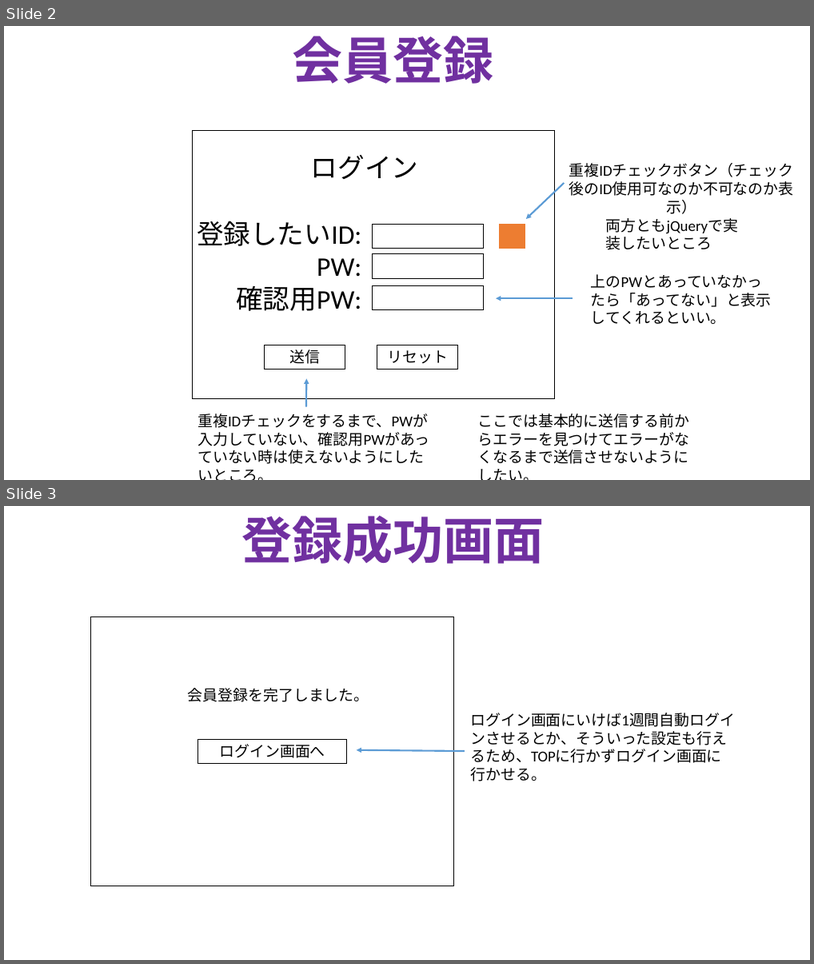
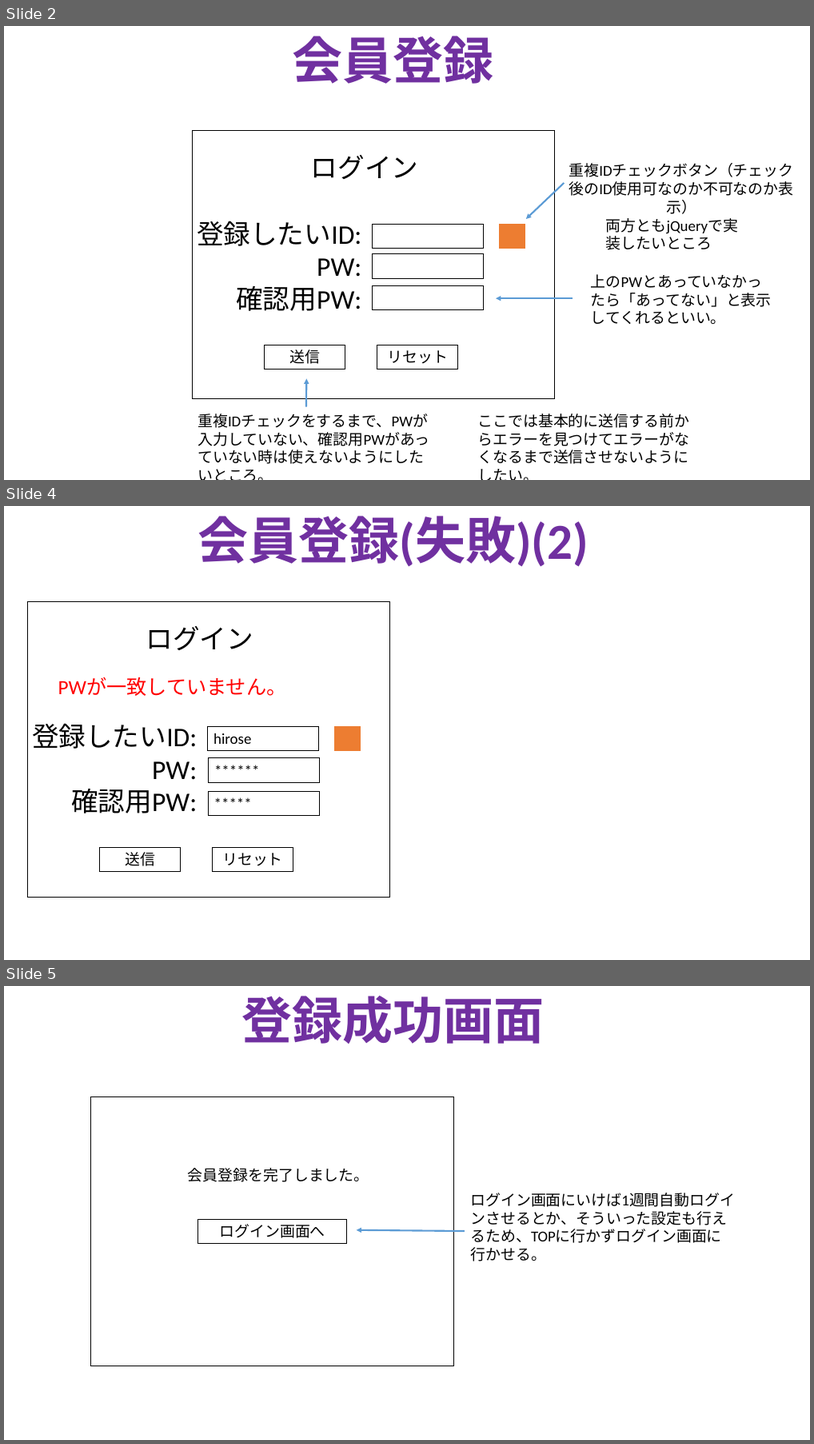
Before and after one commit to TakanoriOnuma/WebApplication, a slide deck: design/HTMLページ設計.pptx. Shown one above the other, each under a label of ours: slides 2 and 3 before the commit, slides 2, 4 and 5 after it; the slides between them are not shown. The pictures are 814x964 and 814x1444 pixels, drawn with LibreOffice and Linux fonts; fonts in the diff are those of the drawing. Boxes give left, top, right and bottom in pixels: in the first picture for what was removed or moved away, otherwise in the second. Text is boxed around its words. In the diff, an @@ line names an element or a change of style, - is before the commit and + after.

Commit message:
登録失敗のページの作成
JavaScriptで全部チェックをするつもりだが、全て確認しきれない可能性がある。
そのため、PHP側でもチェックしたいため、PHPのエラー出力の場合を書いた。

```diff
--- a/design/HTMLページ設計.pptx
+++ b/design/HTMLページ設計.pptx
@@ slide 4 added at [4, 506, 810, 960], background #FFFFFF @@
@@ text added at [198, 516, 589, 567], 60 pt, text #7030A0, bold @@
+会員登録(失敗)(2)
@@ rectangle added at [27, 601, 390, 897], outline #000000 1 pt @@
@@ text added at [146, 626, 254, 650], 32 pt, text #000000 @@
+ログイン
@@ text added at [58, 678, 287, 696], 24 pt, text #FF0000 @@
+PWが一致していません。
@@ text added at [32, 723, 197, 813], 32 pt, text #000000 @@
+登録したいID:
+PW:
+確認用PW:
@@ rectangle added at [208, 726, 319, 751], outline #000000 0.75 pt, 18 pt, text #000000 @@
+hirose
@@ rectangle added at [335, 726, 360, 751], fill #ED7D31, outline #ED7D31 1 pt @@
@@ rectangle added at [209, 758, 320, 782], outline #000000 0.75 pt, 18 pt, text #000000 @@
+******
@@ rectangle added at [209, 791, 320, 815], outline #000000 0.75 pt, 18 pt, text #000000 @@
+*****
@@ rectangle added at [99, 847, 181, 872], outline #000000 0.75 pt, 18 pt, text #000000 @@
+送信
@@ rectangle added at [213, 847, 294, 872], outline #000000 0.75 pt, 18 pt, text #000000 @@
+リセット
@@ what was slide 3 is now slide 5 @@
```
Also in this commit, not shown: 1 other slide added, 1 other file.
